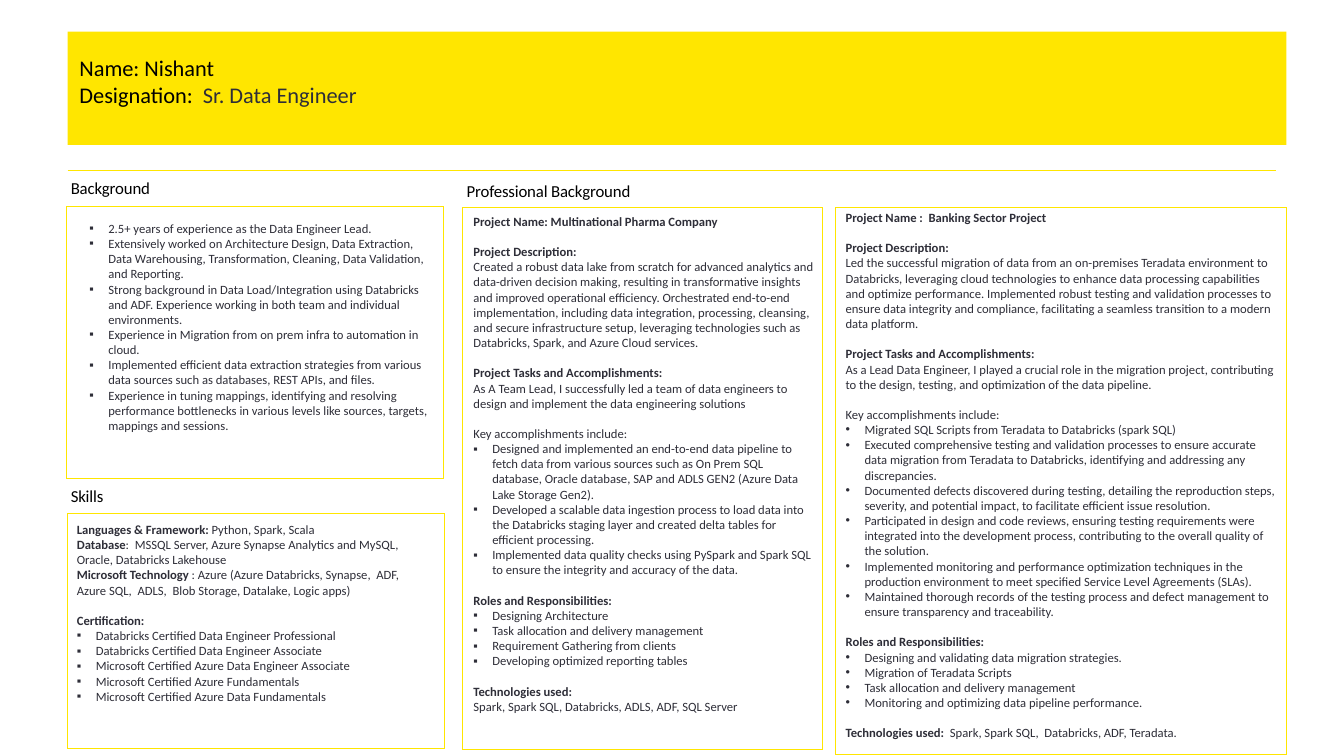
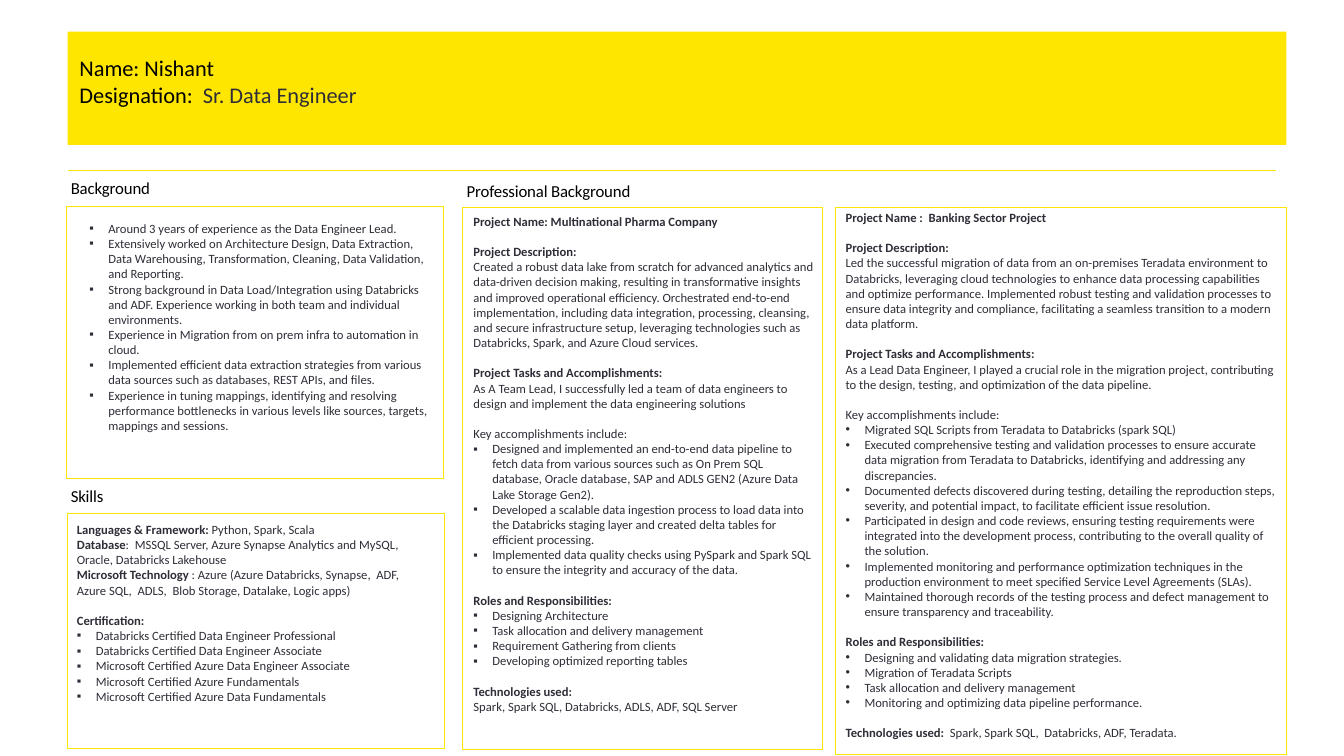
Before and after one commit to eric774/my-portfolio, a slide deck: slide 1 of assets/download/Nishant Agarwal - Data Engineer (Projects).pptx. Drawn at 1344x756 pixels with LibreOffice and Linux fonts; fonts in the diff are those of the drawing. Boxes give left, top, right and bottom in pixels: in the first picture for what was removed or moved away, otherwise in the second. Text is boxed around its words. In the diff, an @@ line names an element or a change of style, - is before the commit and + after.

```diff
--- a/assets/download/Nishant Agarwal - Data Engineer (Projects).pptx
+++ b/assets/download/Nishant Agarwal - Data Engineer (Projects).pptx
@@ text at <box>108,224,396,235</box>: text changed @@
-▪ 2.5+ years of experience as the Data Engineer Lead.
+▪ Around 3 years of experience as the Data Engineer Lead.
```
